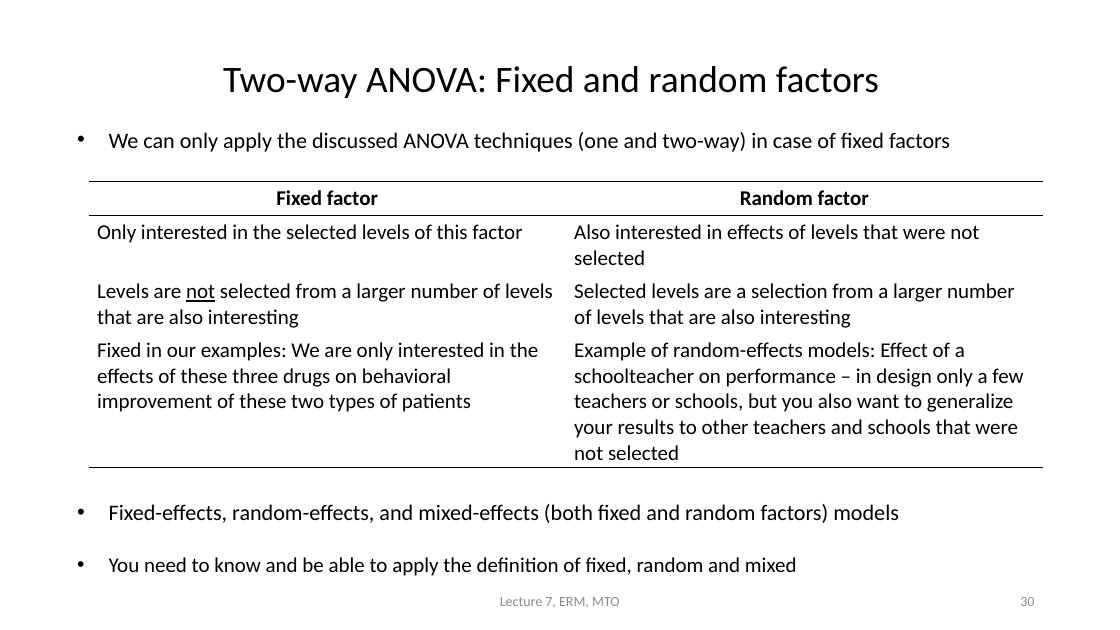
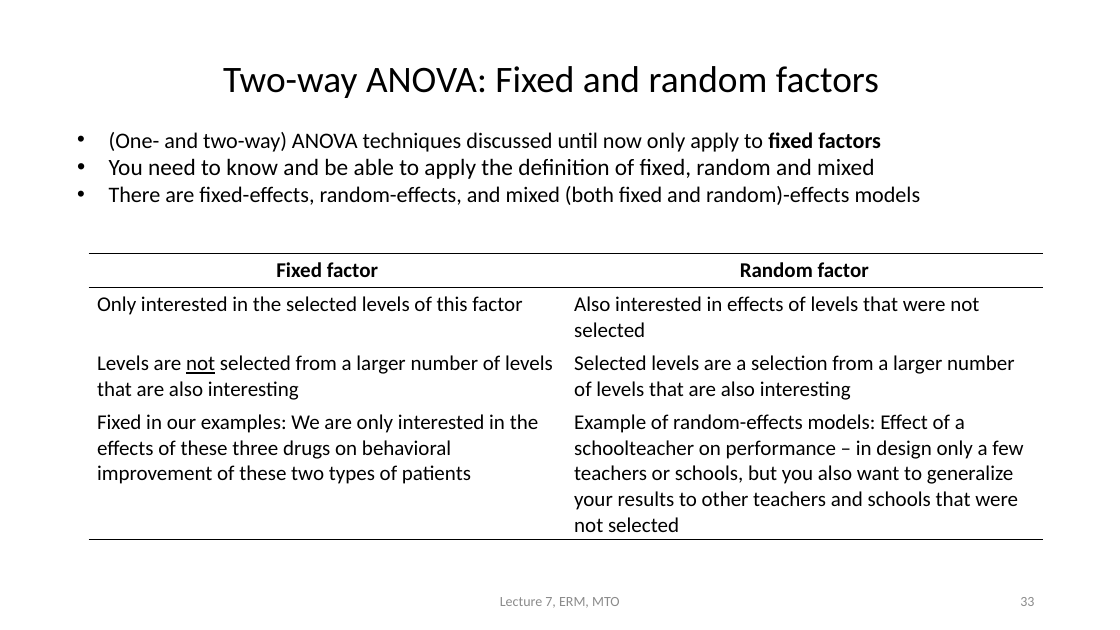
Before and after one commit to cjvanlissa/erm, a slide deck: slide 33 of HC07/HC7_EN.pptx (slide 30 before the commit). Drawn at 1120x630 pixels with LibreOffice and Linux fonts; fonts in the diff are those of the drawing. Boxes give left, top, right and bottom in pixels: in the first picture for what was removed or moved away, otherwise in the second. Text is boxed around its words. In the diff, an @@ line names an element or a change of style, - is before the commit and + after.

```diff
--- a/HC07/HC7_EN.pptx
+++ b/HC07/HC7_EN.pptx
@@ text at (109, 132, 881, 152): text changed @@
-• We can only apply the discussed ANOVA techniques (one and two-way) in case of fixed factors
-• Fixed-effects, random-effects, and mixed-effects (both fixed and random factors) models
+• (One- and two-way) ANOVA techniques discussed until now only apply to fixed factors
@@ text at (109, 158, 874, 179): size 18 to 20 pt in "You need to know and be able ..." @@
@@ text at (109, 186, 921, 205): paragraph added @@
+• There are fixed-effects, random-effects, and mixed (both fixed and random)-effects models
@@ table: place and size @@
-table at (89, 181, 1044, 468)
+table at (89, 254, 1044, 540)
@@ page number at (1020, 597, 1034, 606): text changed @@
-30
+33
```
Also in this commit, not shown: 8 other slides changed, 4 slides added, 1 slide removed, 1 other file.
